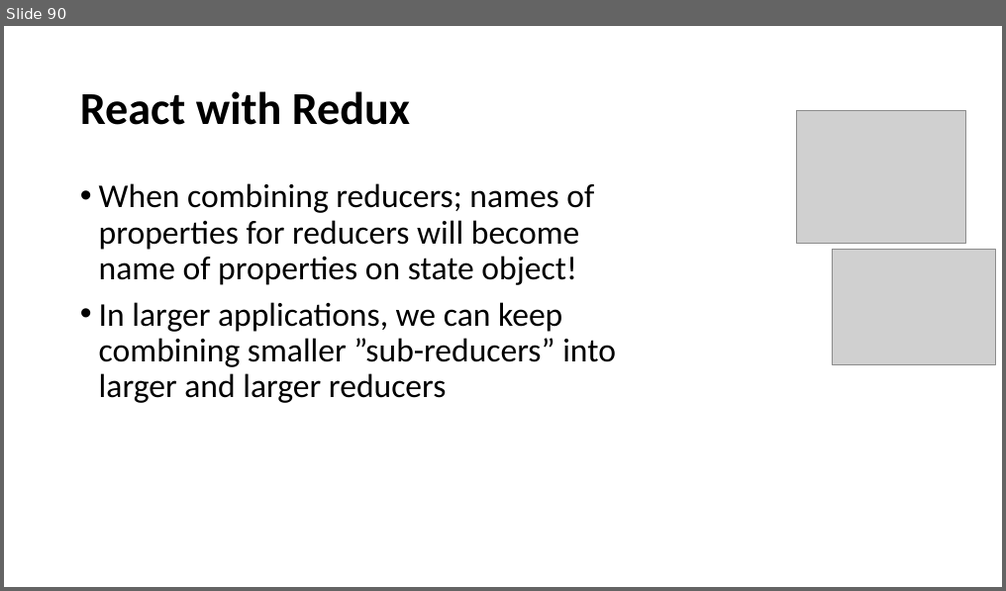
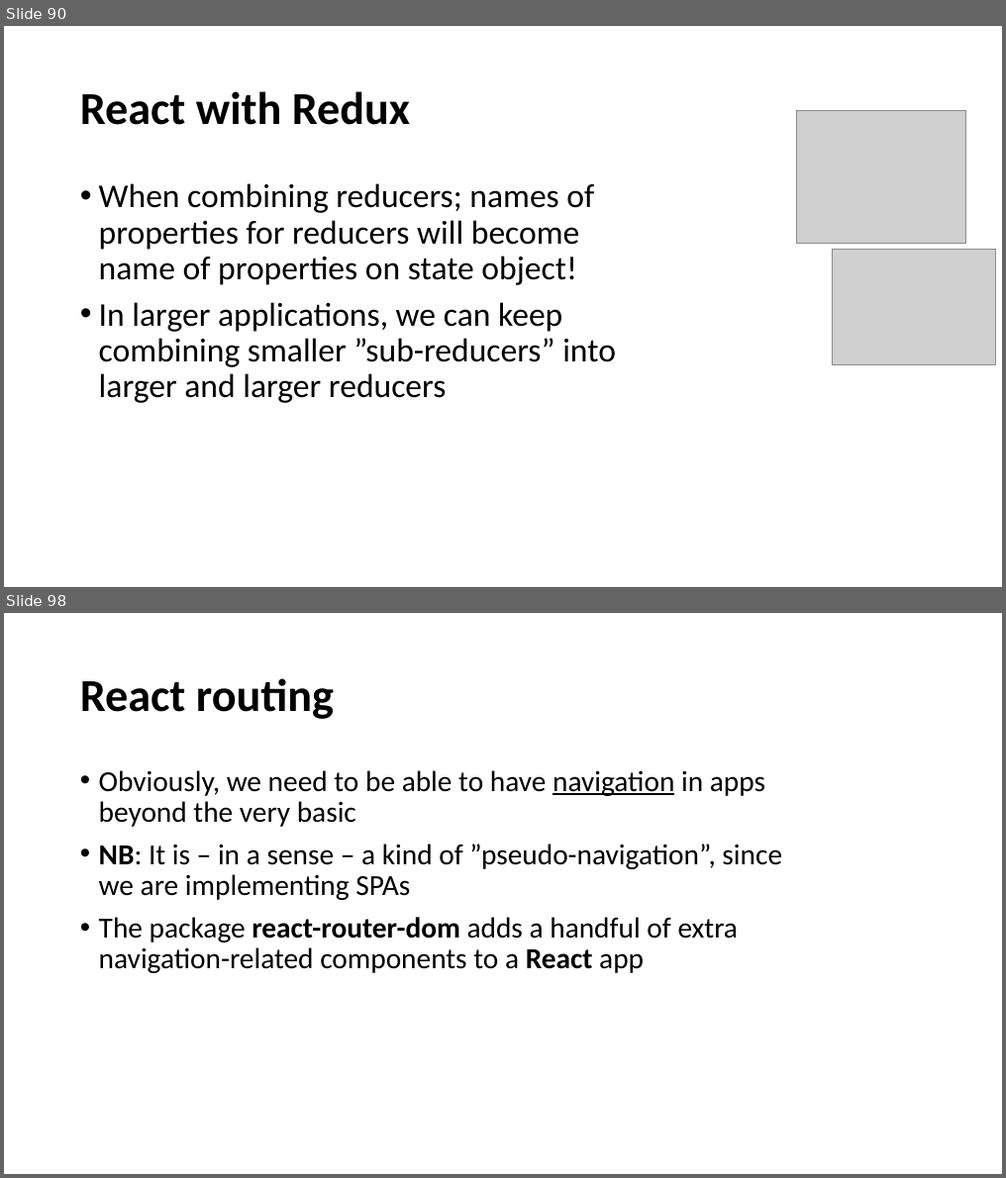
Before and after one commit to perl-easj/WebProg, a slide deck: 50_React/React.pptx. Shown one above the other, each under a label of ours: slide 90 before the commit, slides 90 and 98 after it; the slides between them are not shown. The pictures are 1006x591 and 1006x1178 pixels, drawn with LibreOffice and Linux fonts; fonts in the diff are those of the drawing; grey boxes stand for pictures. Boxes give left, top, right and bottom in pixels: in the first picture for what was removed or moved away, otherwise in the second. Text is boxed around its words. In the diff, an @@ line names an element or a change of style, - is before the commit and + after.

```diff
--- a/50_React/React.pptx
+++ b/50_React/React.pptx
@@ slide 98 added at (4,613,1002,1174), background #FFFFFF @@
@@ title added at (80,678,334,719), 44 pt, text #000000, bold @@
+React routing
@@ text added at (99,770,782,973), 28 pt, text #000000 @@
+• Obviously, we need to be able to have navigation in apps beyond the very basic
+• NB: It is – in a sense – a kind of ”pseudo-navigation”, since we are implementing SPAs
+• The package react-router-dom adds a handful of extra navigation-related components to a React app
```
Also in this commit, not shown: 10 other slides added.
